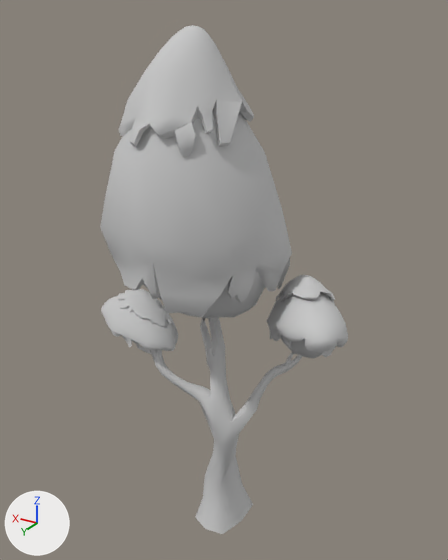
The FBX model Assets/Environment/natural_foliage/bob_tree_tripbush_large.FBX as it was, and as the next commit left it.
Rendered twice from a camera (50 mm lens) standing at (-8.24, 13.87, 15.12) and looking at (0.22, -0.23, 8.07). The lights are fixed; the arrows at lower left show +X, +Y and +Z. Where no turn or scale is listed for an object, it has been applied to the vertices. Vertices at the same position are counted once.

Objects in the first picture: 'triobasic_geo'.
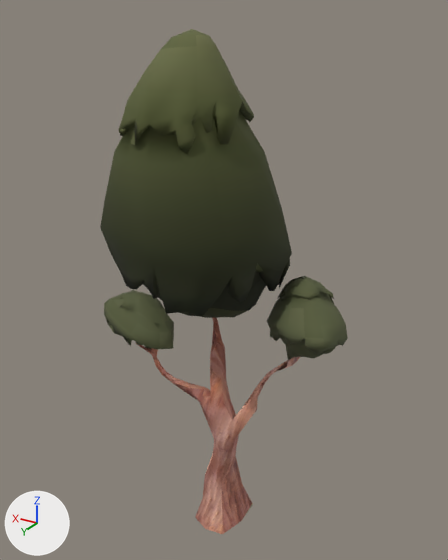
Commit message: The rest of the trees.

Pixel boxes (x1, y1, x2, y2) of what changed, in the pictures (448 x 560 px):
'triobasic_geo', reshaped
    before: (100, 25, 348, 534)
    after: (100, 29, 348, 534)
part 1 of me_mesh, cut back
    before: (101, 263, 348, 445)
    after: (104, 276, 348, 445)
part 2 of me_mesh, cut back
    before: (122, 100, 264, 168)
    after: (131, 106, 264, 162)
part 3 of me_mesh, cut back
    before: (172, 25, 209, 37)
    after: (173, 29, 209, 37)
part 4 of me_mesh, recoloured (grey to green)
    both: (100, 35, 345, 534)

The edits, one by one:
Picture 'Tree_Master.png' (img_tree_master_png) is new.
Material 'Tree_Master' (mat_tree_master) is new.
Its texture is img_tree_master_png (with its transparency).
Its roughness is 0.859.
me_mesh is used by ob_triobasic_geo; location (0.0, 0.0, 0.0).
me_mesh had 1850 vertices, 3704 faces and spanned x -3.9..3.9, y -2.9..2.9, z -0.2..14.9.
me_mesh now has 964 vertices, 1882 faces and spans x -3.9..3.9, y -2.9..2.9, z -0.2..14.8.
me_mesh part 1: 32 vertices moved within x -3.8..3.9, y -2.1..1.7, z 5.7..8.6; 885 vertices removed from x -3.9..3.9, y -2.8..2.7, z 4.2..9.2; 63 vertices added at x -3.7..3.7, y -2.5..2.6, z 4.2..9.1.
me_mesh part 2: 3 vertices moved within x 0.4..2.1, y -1.2..2.2, z 12.4..12.6; 45 vertices removed from x -0.7..2.4, y -1.2..2.5, z 11.9..13.0; 6 vertices added at x -0.7..2.1, y -0.4..2.4, z 12.3..12.9.
me_mesh part 3: 26 vertices removed from x 0.3..1.0, y 0.1..1.0, z 14.7..14.9; 1 vertex added at x 0.6, y 0.6, z 14.8.
me_mesh part 4: 1050 faces spanning x -3.8..3.7, y -2.9..2.9, z -0.2..14.7 switch from mat_initialshadinggroup (light grey #cacaca) to mat_tree_master (picture img_tree_master_png).
